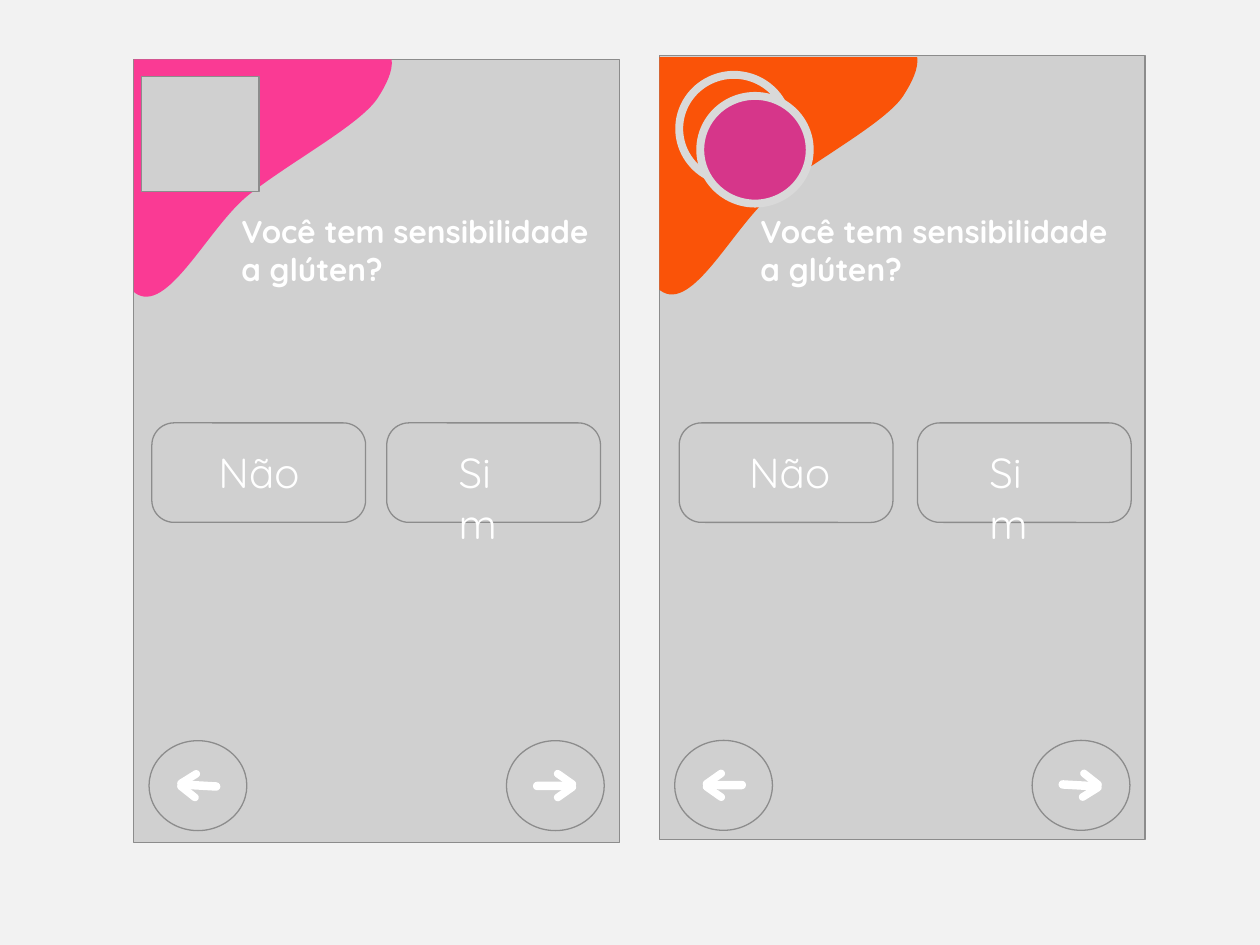
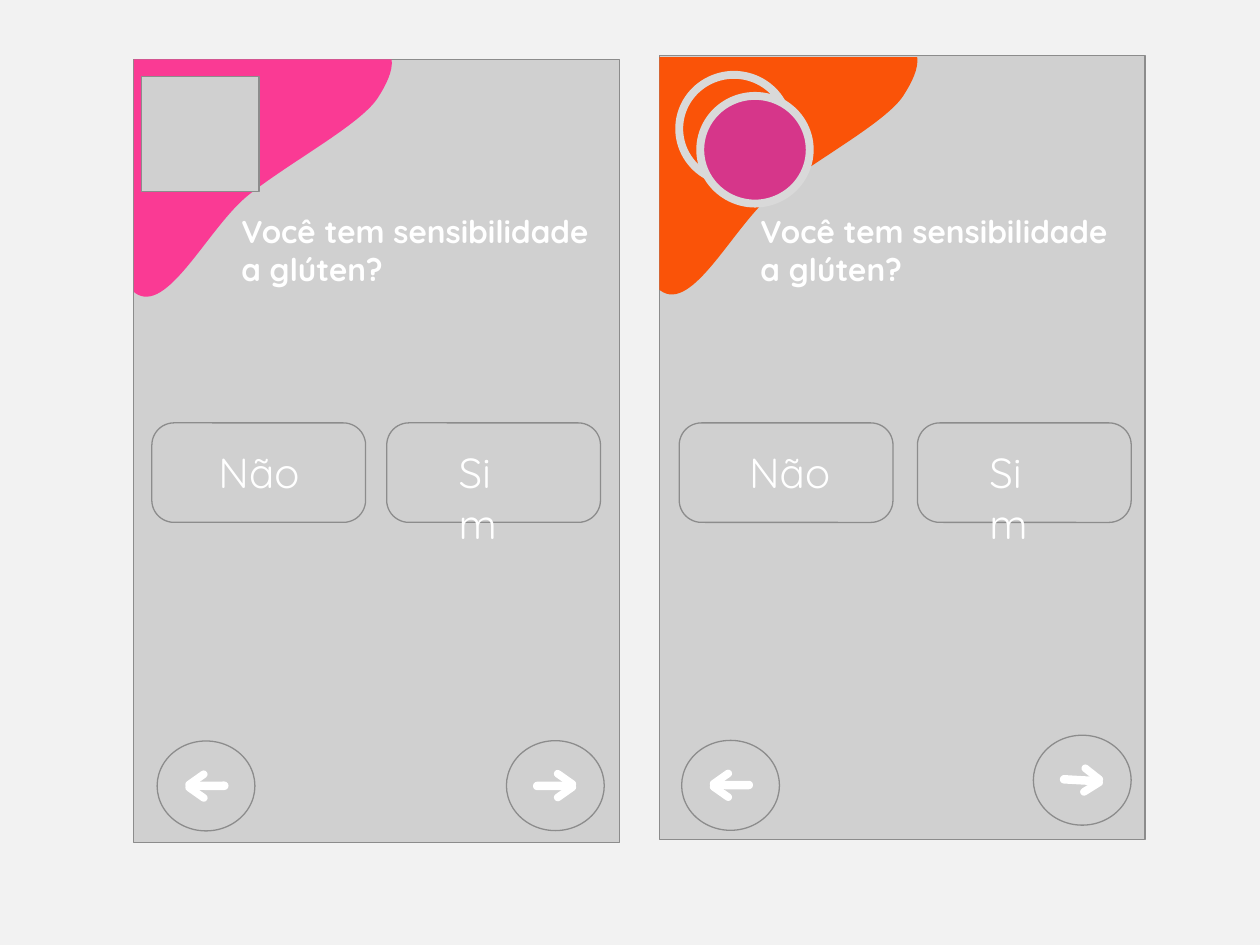
Before and after one commit to DudaElias/NewLife, a slide deck: slide 10 of design.pptx. Drawn at 1260x945 pixels with LibreOffice and Linux fonts; fonts in the diff are those of the drawing; grey boxes stand for pictures. Boxes give left, top, right and bottom in pixels: in the first picture for what was removed or moved away, otherwise in the second. Text is boxed around its words. In the diff, an @@ line names an element or a change of style, - is before the commit and + after.

```diff
--- a/design.pptx
+++ b/design.pptx
@@ rounded rectangle at bbox=[184, 768, 209, 789]: rotation 148 to 144 degrees @@
@@ rounded rectangle: place and size @@
-rounded rectangle at bbox=[701, 768, 726, 789]
+rounded rectangle at bbox=[708, 768, 733, 789]
@@ 3 rounded rectangles, 1 picture: place and size @@
-3 rounded rectangles, 1 picture at bbox=[1032, 741, 1130, 830]
+3 rounded rectangles, 1 picture at bbox=[1033, 735, 1131, 824]
@@ rounded rectangle at bbox=[184, 782, 209, 803]: rotation 218 to 215 degrees @@
@@ rounded rectangle at bbox=[186, 781, 228, 790]: rotation 183 to 180 degrees @@
@@ rounded rectangle: place and size @@
-rounded rectangle at bbox=[701, 782, 726, 803]
+rounded rectangle at bbox=[708, 782, 733, 803]
@@ 2 pictures, 1 rounded rectangle: place and size @@
-2 pictures, 1 rounded rectangle at bbox=[149, 741, 772, 830]
+2 pictures, 1 rounded rectangle at bbox=[158, 741, 780, 830]
```
Also in this commit, not shown: 1 other file.
